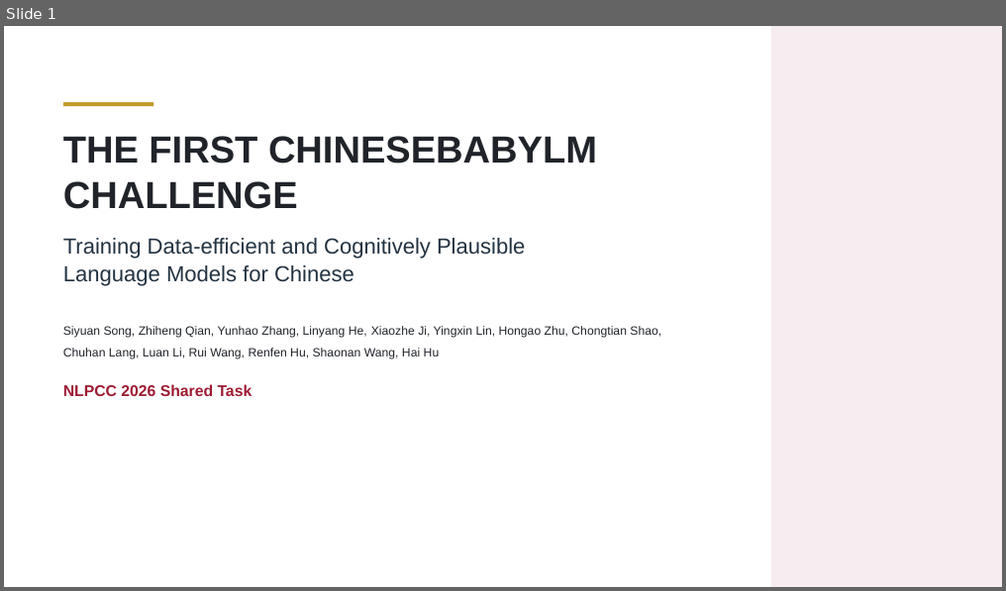
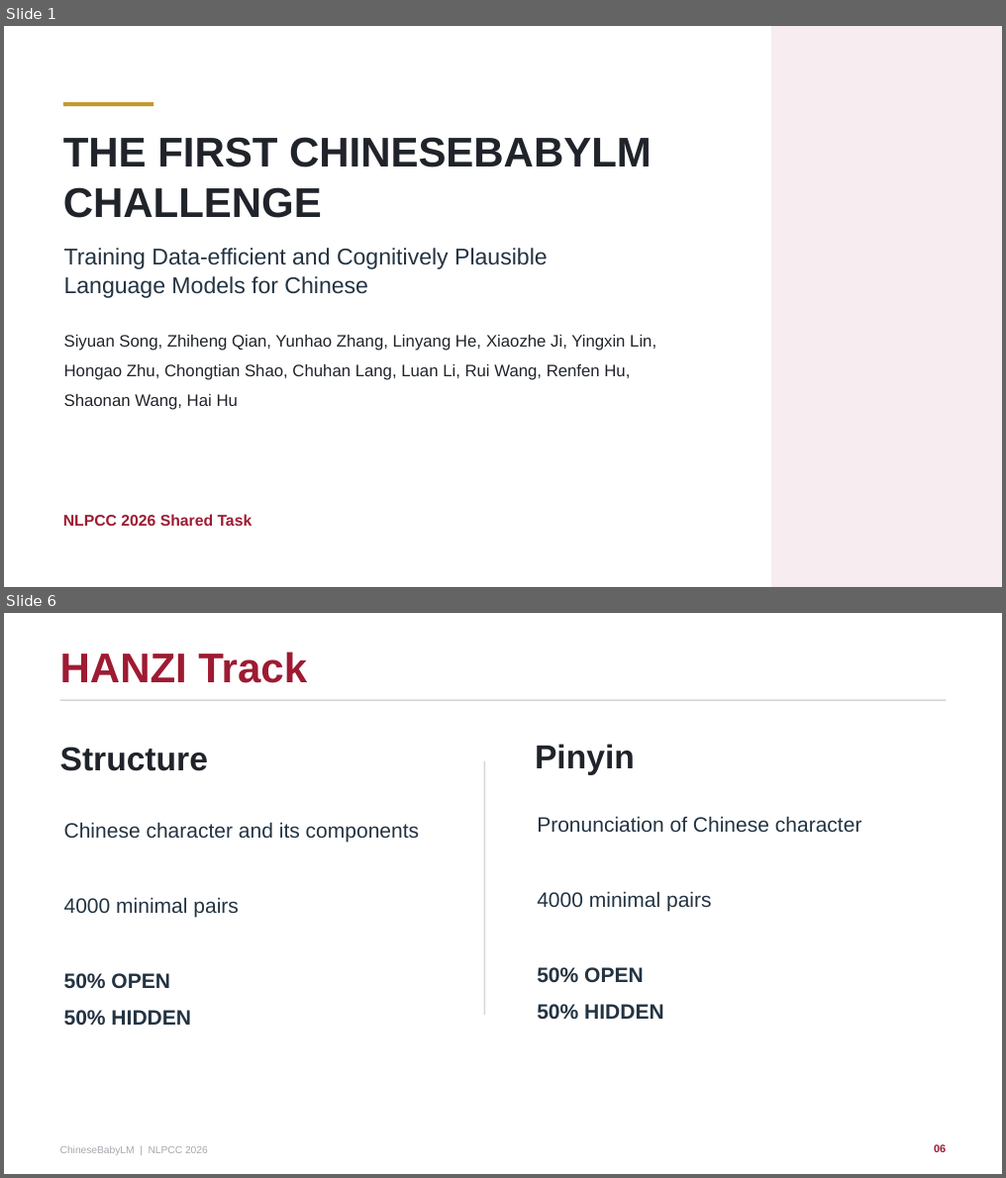
Before and after one commit to zh-qian2004/nlpcc-chinesebabylm-slide, a slide deck: ChineseBabyLM_NLPCC2026_Oral.pptx. Shown one above the other, each under a label of ours: slide 1 before the commit, slides 1 and 6 after it; the slides between them are not shown. The pictures are 1006x591 and 1006x1178 pixels, drawn with LibreOffice and Linux fonts; fonts in the diff are those of the drawing. Boxes give left, top, right and bottom in pixels: in the first picture for what was removed or moved away, otherwise in the second. Text is boxed around its words. In the diff, an @@ line names an element or a change of style, - is before the commit and + after.

```diff
--- a/ChineseBabyLM_NLPCC2026_Oral.pptx
+++ b/ChineseBabyLM_NLPCC2026_Oral.pptx
@@ slide 6 added at <box>4,613,1002,1174</box>, background #FFFFFF @@
@@ text added at <box>60,652,307,683</box>, 40 pt, text #9E1B32, bold @@
+HANZI Track
@@ rectangle added at <box>60,700,945,701</box>, fill #D9D7D2 @@
@@ text added at <box>60,747,208,771</box>, 32 pt, text #20242A, bold @@
+Structure
@@ text added at <box>535,744,635,775</box>, 32 pt, text #20242A, bold @@
+Pinyin
@@ rectangle added at <box>484,761,485,1016</box>, fill #D9D7D2 @@
@@ text added at <box>537,816,862,1019</box>, 20 pt, text #233342 @@
+Pronunciation of Chinese character
+4000 minimal pairs
+50% OPEN
+50% HIDDEN
@@ text added at <box>64,822,420,1025</box>, 20 pt, text #233342 @@
+Chinese character and its components
+4000 minimal pairs
+50% OPEN
+50% HIDDEN
@@ text added at <box>60,1147,208,1156</box>, 9.8 pt, text #A5A9AE @@
+ChineseBabyLM | NLPCC 2026
@@ text added at <box>934,1145,945,1156</box>, 10.5 pt, text #9E1B32, bold @@
+06
@@ slide 1 changed as well @@
@@ text "THE FIRST CHINESEBABYLM CHALLENGE" at <box>63,137,651,218</box>: size 36.3 to 40 pt @@
@@ text "Training Data-efficient and Cognitively Plausible": place and size @@
-text "Training Data-efficient and Cognitively Plausible" at <box>63,238,525,286</box>
+text "Training Data-efficient and Cognitively Plausible" at <box>64,248,548,298</box>
@@ text "Training Data-efficient and Cognitively Plausible" at <box>64,248,548,298</box>: size 21 to 22 pt @@
@@ text "Siyuan Song, Zhiheng Qian, Yunhao ..." at <box>64,335,656,410</box>: size 11.6 to 16 pt @@
@@ text "NLPCC 2026 Shared Task": place and size @@
-text "NLPCC 2026 Shared Task" at <box>63,384,252,396</box>
+text "NLPCC 2026 Shared Task" at <box>63,514,252,526</box>
```
Also in this commit, not shown: 5 other slides changed, 3 other slides added, 1 slide removed, 4 other files.
